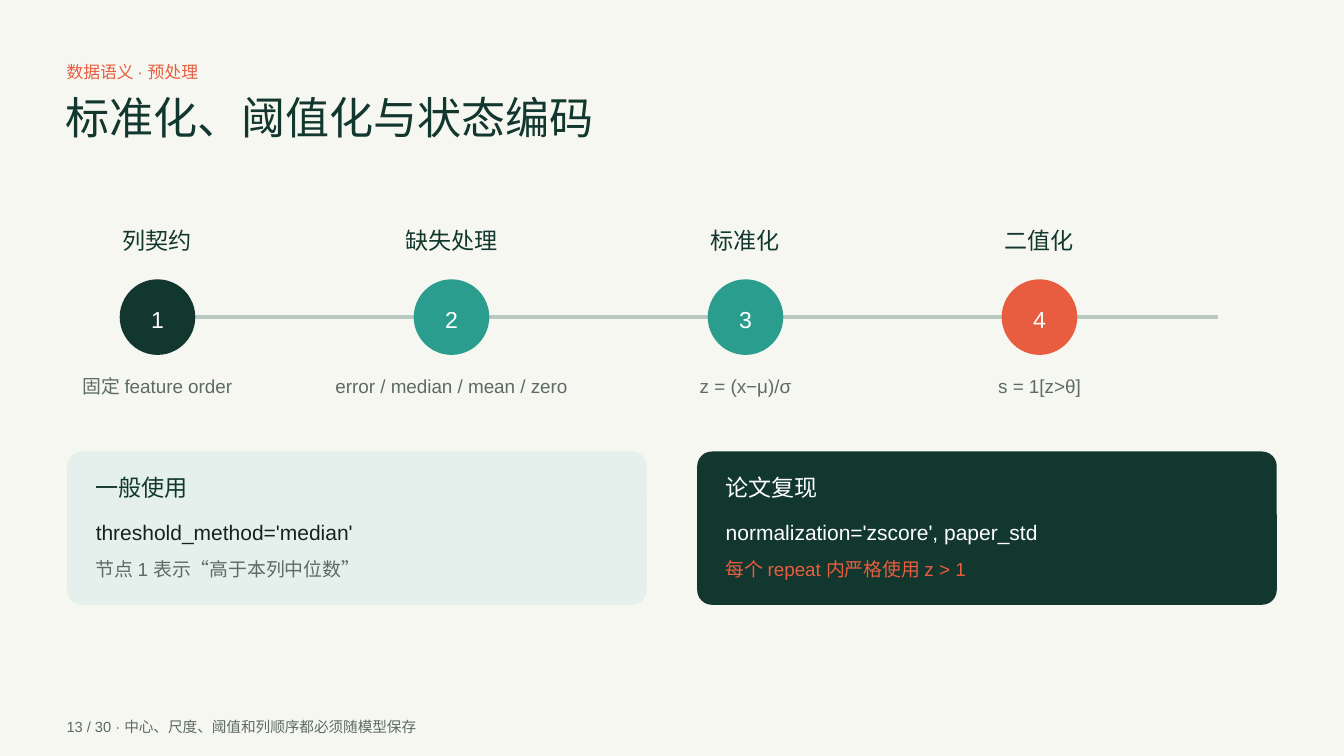
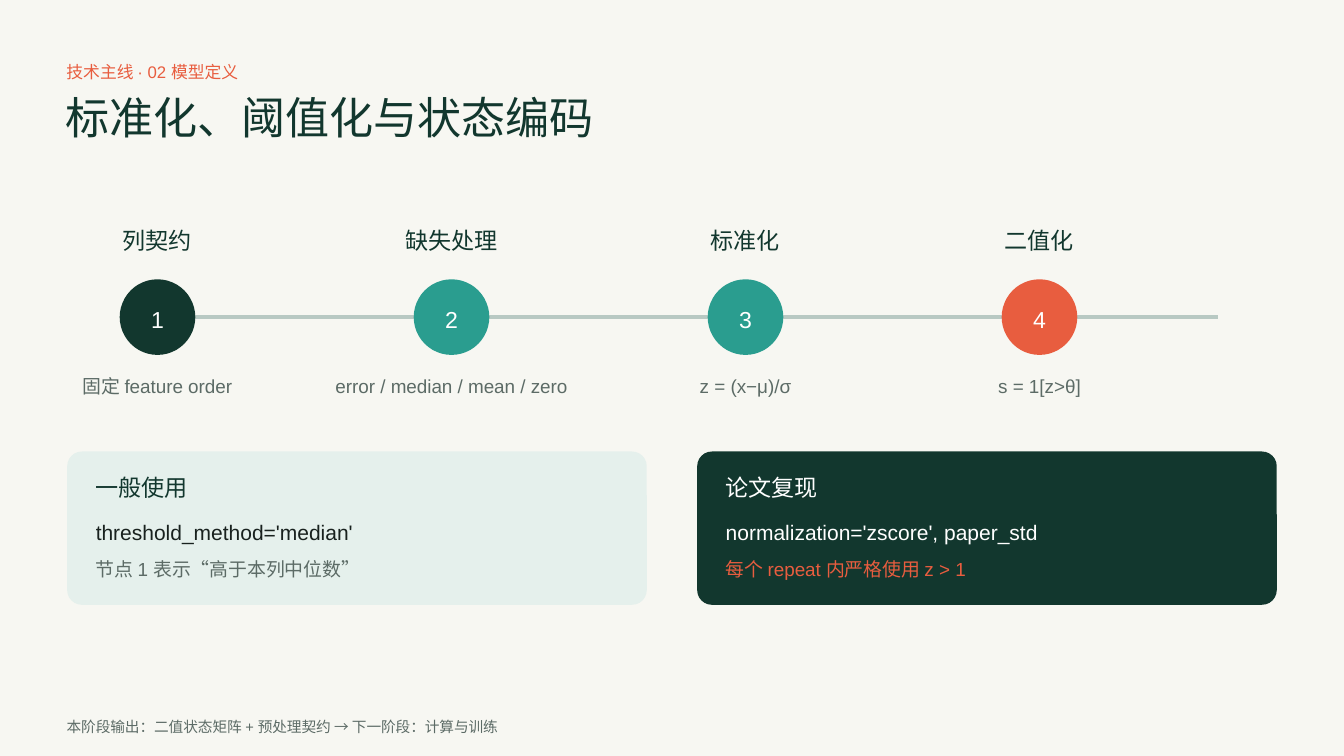
Before and after one commit to sqsssq/edu-analysis, a slide deck: slide 13 of output/pptx/learnenergy-foundations-technical-report-cn-v2.pptx. Drawn at 1344x756 pixels with LibreOffice and Linux fonts; fonts in the diff are those of the drawing. Boxes give left, top, right and bottom in pixels: in the first picture for what was removed or moved away, otherwise in the second. Text is boxed around its words. In the diff, an @@ line names an element or a change of style, - is before the commit and + after.

```diff
--- a/output/pptx/learnenergy-foundations-technical-report-cn-v2.pptx
+++ b/output/pptx/learnenergy-foundations-technical-report-cn-v2.pptx
@@ text at box(66, 64, 238, 80): text changed @@
-数据语义 · 预处理
+技术主线 · 02 模型定义
@@ text at box(67, 719, 498, 733): text changed @@
-13 / 30 · 中心、尺度、阈值和列顺序都必须随模型保存
+本阶段输出：二值状态矩阵 + 预处理契约 → 下一阶段：计算与训练
```
Also in this commit, not shown: 28 other slides changed, 1 slide added, 1 slide removed.
